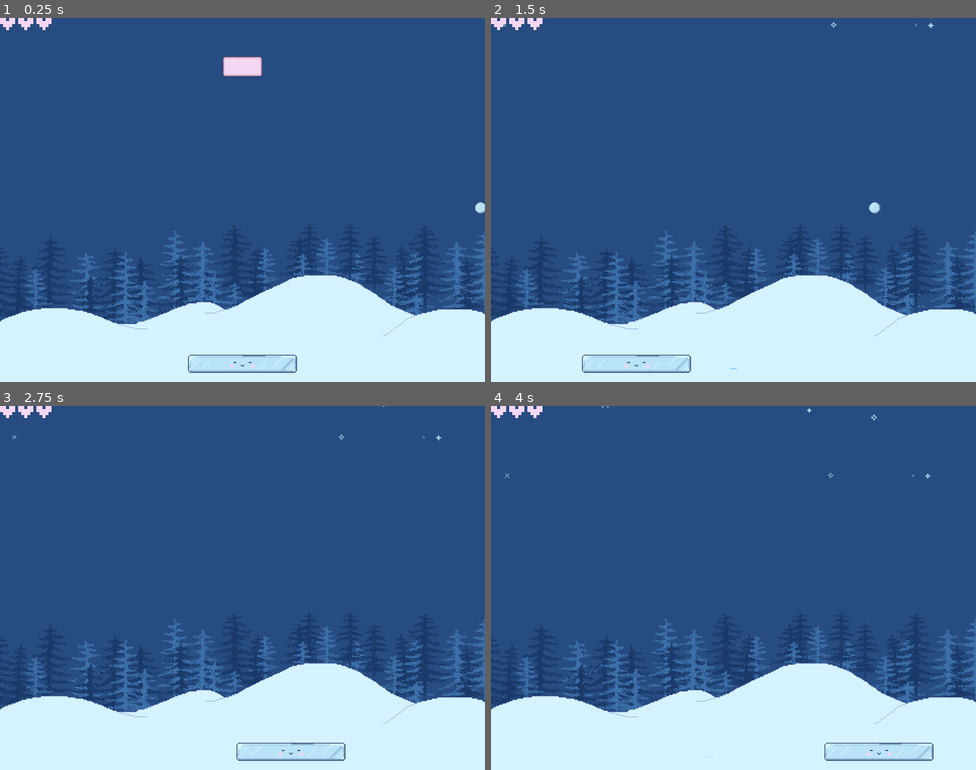
Above: before the commit, frames 1-4 (two rows, left to right).
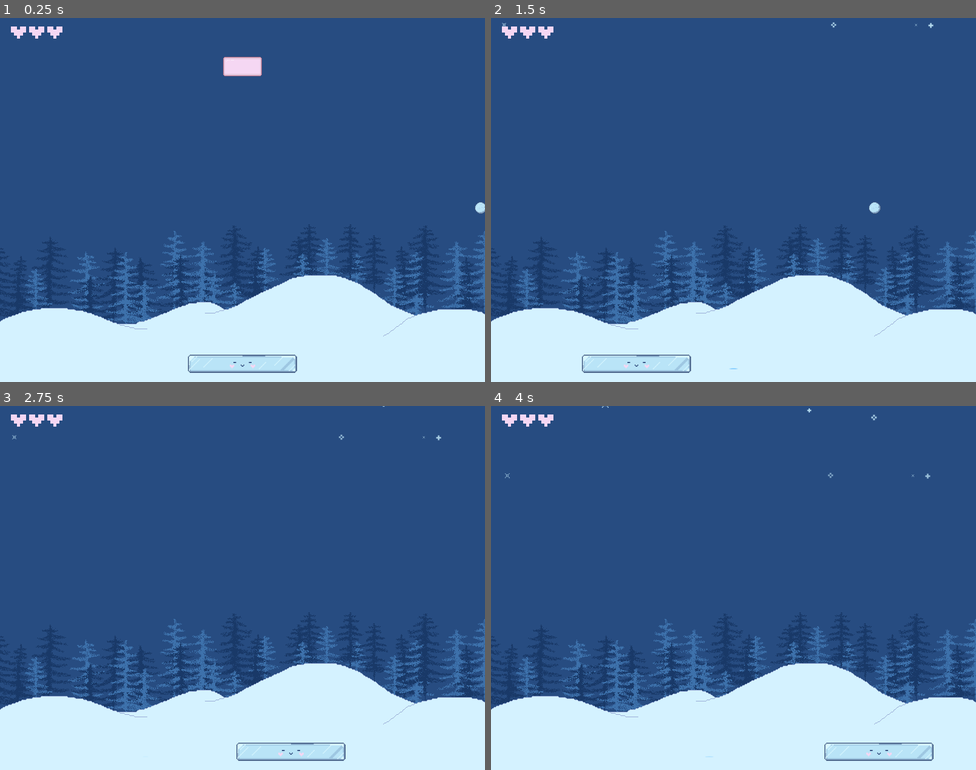
Above: after the commit, the same moments.

Repository: aysieelf/Snow-Break
Game: Godot game, scene res://levels/scenes/main_scene.tscn
Same seed, same stepped clock (60 frames per second), same inputs: the game is played once before the commit and once after it.
Inputs (mouse positions are in pixels of both pictures, inside the frame that each line leads up to):
- Up to frame 1 (0.25 s): no input
- Up to frame 2 (1.5 s): tap Enter at 0.5 s; move the mouse to (733, 65) at 0.52 s; click (733, 65) at 0.67 s; move the mouse to (636, 218) at 1.27 s; click (636, 218) at 1.42 s
- Up to frame 3 (2.75 s): tap Space at 2 s; move the mouse to (291, 507) at 2.02 s; click (291, 507) at 2.17 s
- Up to frame 4 (4 s): move the mouse to (709, 660) at 2.77 s; click (709, 660) at 2.92 s; tap Enter at 3.5 s; move the mouse to (879, 642) at 3.52 s; click (879, 642) at 3.67 s

The runs differ from the first frame. In frame 1, 0.4% of the frame differs, in the area x 0-13%, y 0-6%; in frame 2, 0.4%; in frame 3, 0.4%; in frame 4, 0.4%.

Commit message:
update: game_play.tscn - add bricks containers

Diff:
--- a/winter-splinter/levels/scenes/game_play.tscn
+++ b/winter-splinter/levels/scenes/game_play.tscn
@@ -101,8 +101,10 @@
 [node name="HUD" type="Node2D" parent="."]
 
 [node name="HeartBar" type="TextureProgressBar" parent="HUD"]
-offset_right = 149.0
-offset_bottom = 40.0
+offset_left = 18.0
+offset_top = 14.0
+offset_right = 167.0
+offset_bottom = 54.0
 min_value = 1.0
 max_value = 3.0
 value = 3.0
@@ -216,16 +218,21 @@
 position = Vector2(393, 313)
 texture = ExtResource("13_w37wn")
 
-[node name="Bricks" type="Node2D" parent="GameEntities"]
+[node name="Bricks" type="GridContainer" parent="GameEntities"]
+offset_right = 40.0
+offset_bottom = 40.0
+columns = 10
+
+[node name="Brick" type="Node2D" parent="GameEntities/Bricks"]
 position = Vector2(400, 80)
 
-[node name="Brick" type="Area2D" parent="GameEntities/Bricks"]
+[node name="Brick" type="Area2D" parent="GameEntities/Bricks/Brick"]
 script = ExtResource("14_12bo2")
 
-[node name="NormalBrick1" type="Sprite2D" parent="GameEntities/Bricks/Brick"]
+[node name="NormalBrick1" type="Sprite2D" parent="GameEntities/Bricks/Brick/Brick"]
 texture = ExtResource("15_acb5b")
 
-[node name="BreakBrick" type="CPUParticles2D" parent="GameEntities/Bricks/Brick"]
+[node name="BreakBrick" type="CPUParticles2D" parent="GameEntities/Bricks/Brick/Brick"]
 emitting = false
 amount = 10
 lifetime = 0.35
@@ -240,5 +247,5 @@
 scale_amount_curve = SubResource("Curve_eb7ot")
 color = Color(0.960784, 0.843137, 0.952941, 1)
 
-[node name="CollisionShape2D" type="CollisionShape2D" parent="GameEntities/Bricks/Brick"]
+[node name="CollisionShape2D" type="CollisionShape2D" parent="GameEntities/Bricks/Brick/Brick"]
 shape = SubResource("RectangleShape2D_xbmfq")
